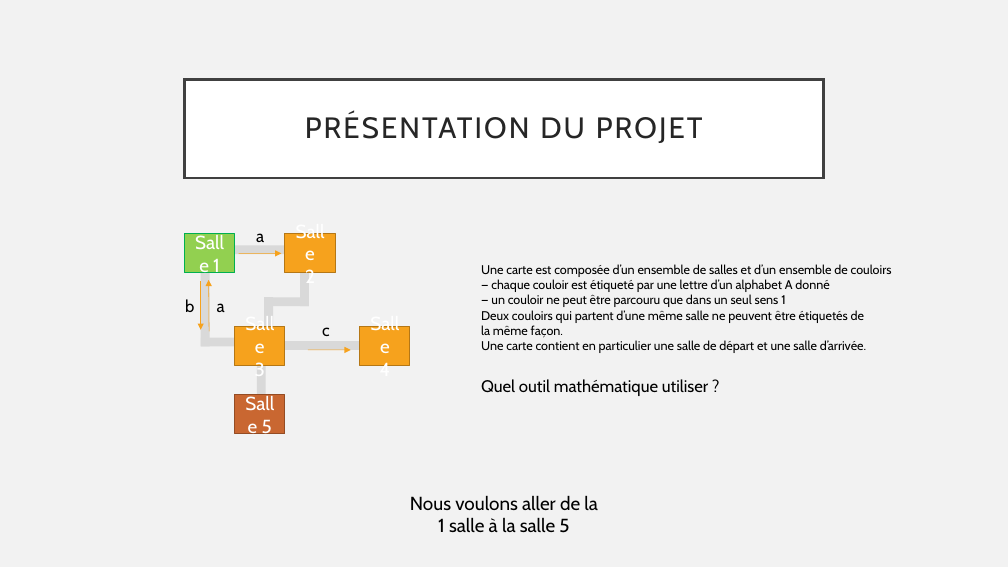
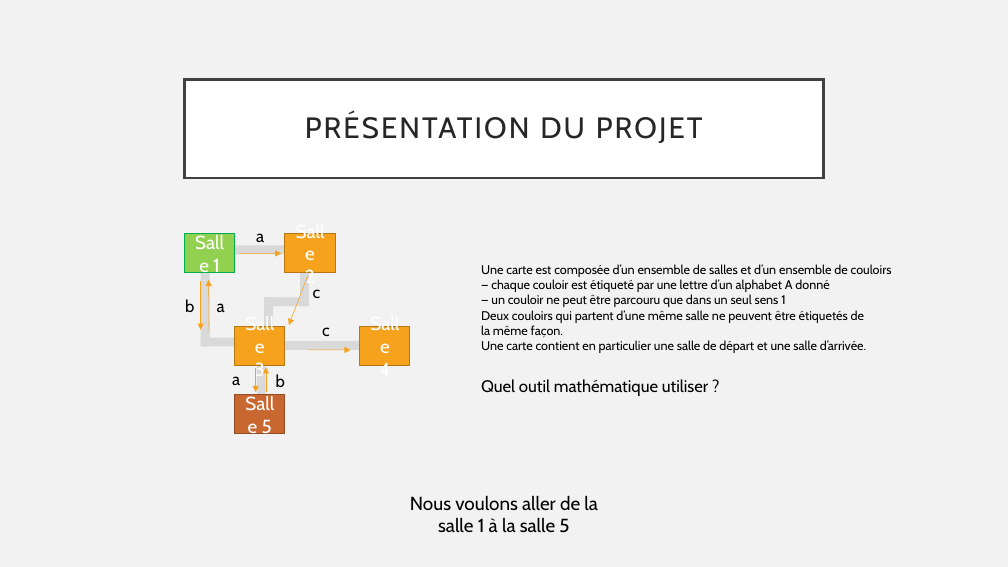
Before and after one commit to ekiriano/HLIN405-Final, a slide deck: slide 2 of Recherche d’un trajet sur une carte.pptx. Drawn at 1008x567 pixels with LibreOffice and Linux fonts; fonts in the diff are those of the drawing. Boxes give left, top, right and bottom in pixels: in the first picture for what was removed or moved away, otherwise in the second. Text is boxed around its words. In the diff, an @@ line names an element or a change of style, - is before the commit and + after.

```diff
--- a/Recherche d’un trajet sur une carte.pptx
+++ b/Recherche d’un trajet sur une carte.pptx
@@ arrow added from (308, 276) to (289, 325), #F6A21D 0.5 pt @@
@@ text added at (313,289,321,298), 16 pt, text #000000 @@
+c
@@ text added at (232,376,240,385), 16 pt, text #000000 @@
+a
@@ arrow added from (256, 368) to (256, 392), #F6A21D 0.5 pt @@
@@ arrow added from (266, 392) to (266, 368), #F6A21D 0.5 pt @@
@@ text added at (276,374,285,387), 16 pt, text #000000 @@
+b
@@ text at (410,495,598,533): text changed @@
-Nous voulons aller de la 1 salle à la salle 5
+Nous voulons aller de la salle 1 à la salle 5
```
Also in this commit, not shown: 10 other slides changed, 7 other files.
